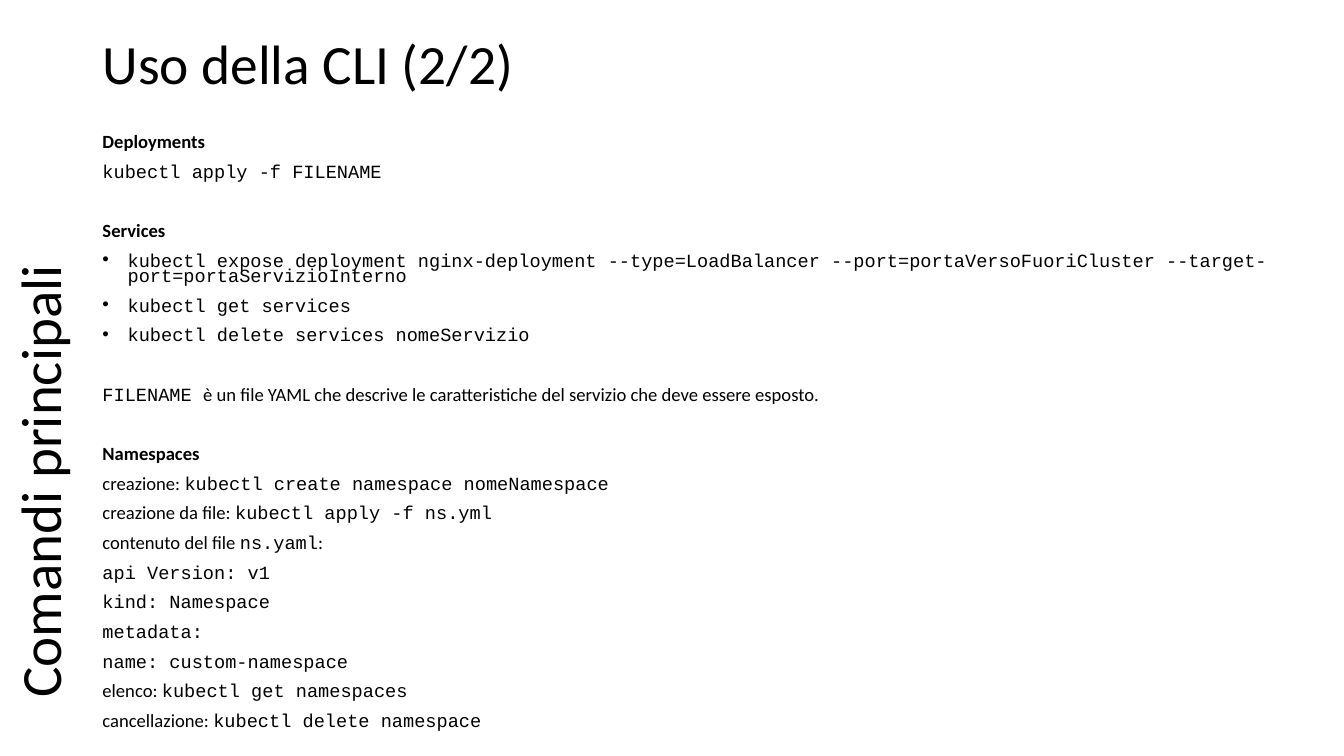
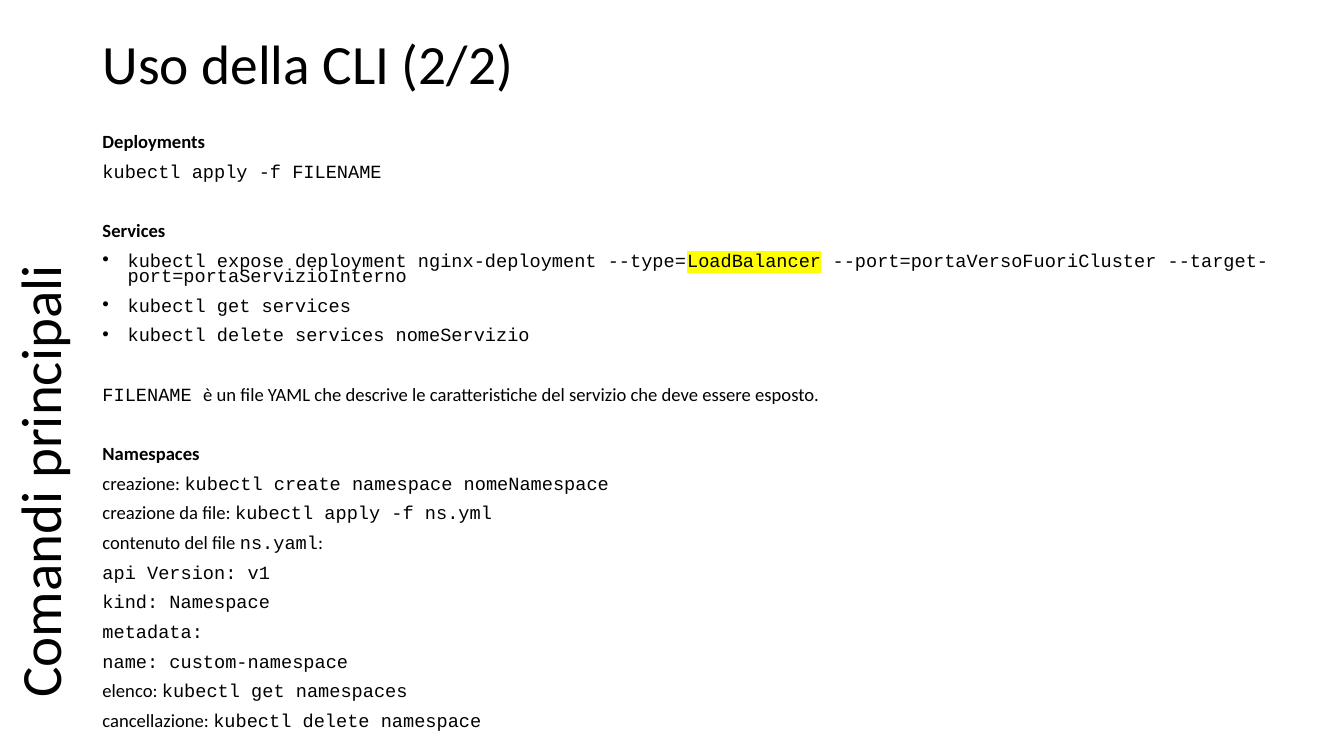
Before and after one commit to scastagnoli/academySisal, a slide deck: slide 16 of kubernetes.pptx. Drawn at 1344x756 pixels with LibreOffice and Linux fonts; fonts in the diff are those of the drawing. Boxes give left, top, right and bottom in pixels: in the first picture for what was removed or moved away, otherwise in the second. Text is boxed around its words. In the diff, an @@ line names an element or a change of style, - is before the commit and + after.

```diff
--- a/kubernetes.pptx
+++ b/kubernetes.pptx
@@ text at (128,254,1269,286): highlight none to #FFFF00 in "--type=LoadBalancer" @@
```
Also in this commit, not shown: 8 other slides changed, 1 slide added.
